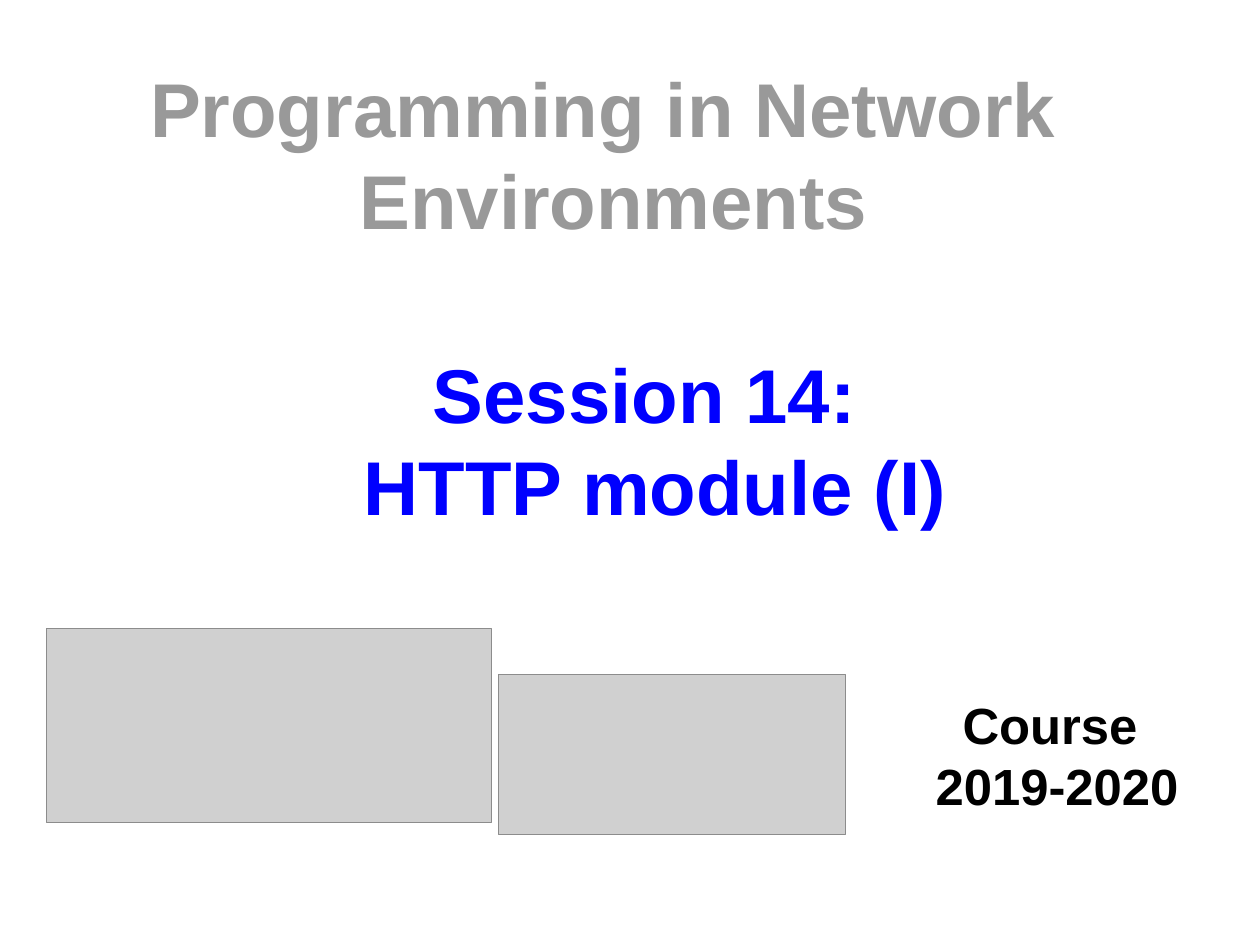
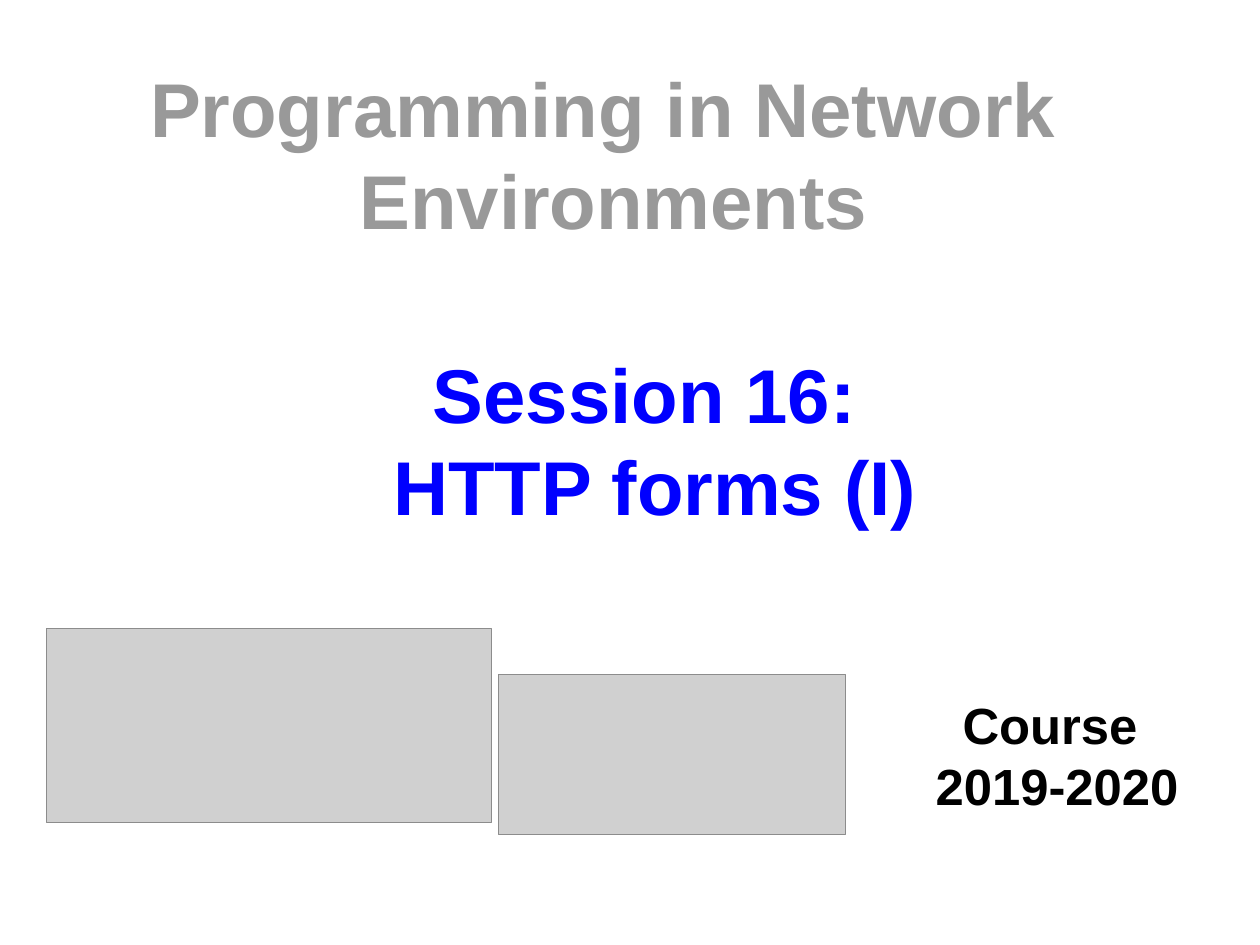
Before and after one commit to myTeachingURJC/2019-2020-PNE, a slide deck: slide 1 of s16-http-forms/Cover/Cover.odp. Drawn at 1260x945 pixels with LibreOffice and Linux fonts; fonts in the diff are those of the drawing; grey boxes stand for pictures. Boxes give left, top, right and bottom in pixels: in the first picture for what was removed or moved away, otherwise in the second. Text is boxed around its words. In the diff, an @@ line names an element or a change of style, - is before the commit and + after.

```diff
--- a/s16-http-forms/Cover/Cover.odp
+++ b/s16-http-forms/Cover/Cover.odp
@@ title at (393, 367, 916, 529): text changed @@
-Session 14:
-HTTP module (I)
+Session 16:
+HTTP forms (I)
```
Also in this commit, not shown: 1 other file.
